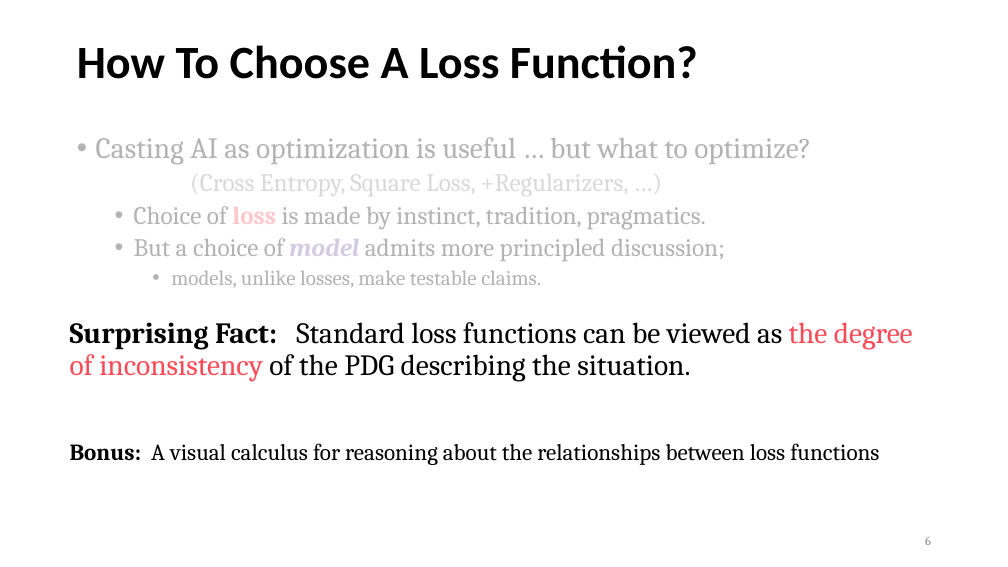
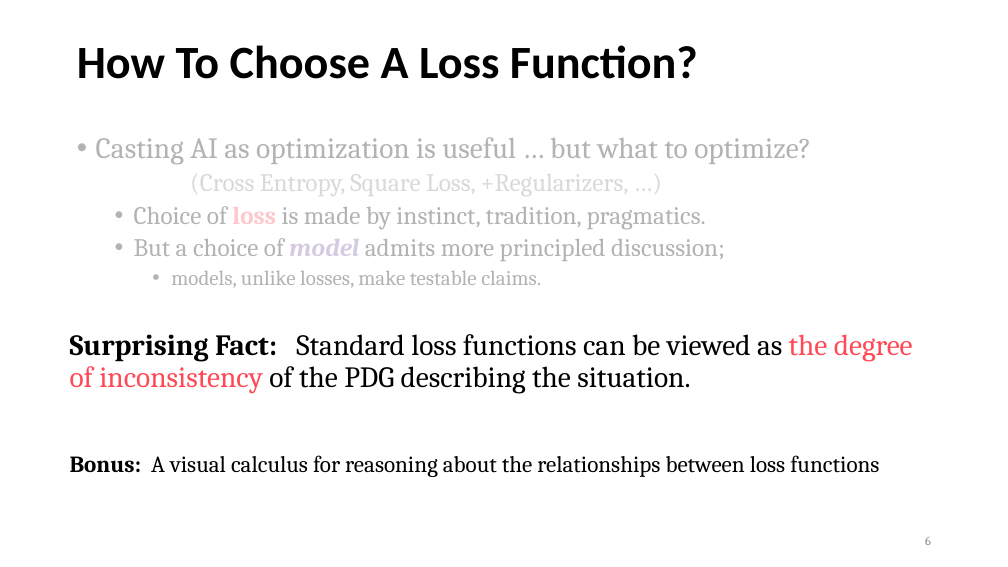
Before and after one commit to orichardson/pdg-expts, a slide deck: slide 6 of present/AISTATS-2022/one-true-loss.pptx. Drawn at 1008x567 pixels with LibreOffice and Linux fonts; fonts in the diff are those of the drawing. Boxes give left, top, right and bottom in pixels: in the first picture for what was removed or moved away, otherwise in the second. Text is boxed around its words. In the diff, an @@ line names an element or a change of style, - is before the commit and + after.

```diff
--- a/present/AISTATS-2022/one-true-loss.pptx
+++ b/present/AISTATS-2022/one-true-loss.pptx
@@ text "Surprising Fact: Standard loss functions ..." moved from (x1=70, y1=322, x2=913, y2=465) to (x1=70, y1=334, x2=913, y2=477) @@
```
Also in this commit, not shown: 10 other slides changed, 1 slide added, 9 slides removed, 2 other files.
